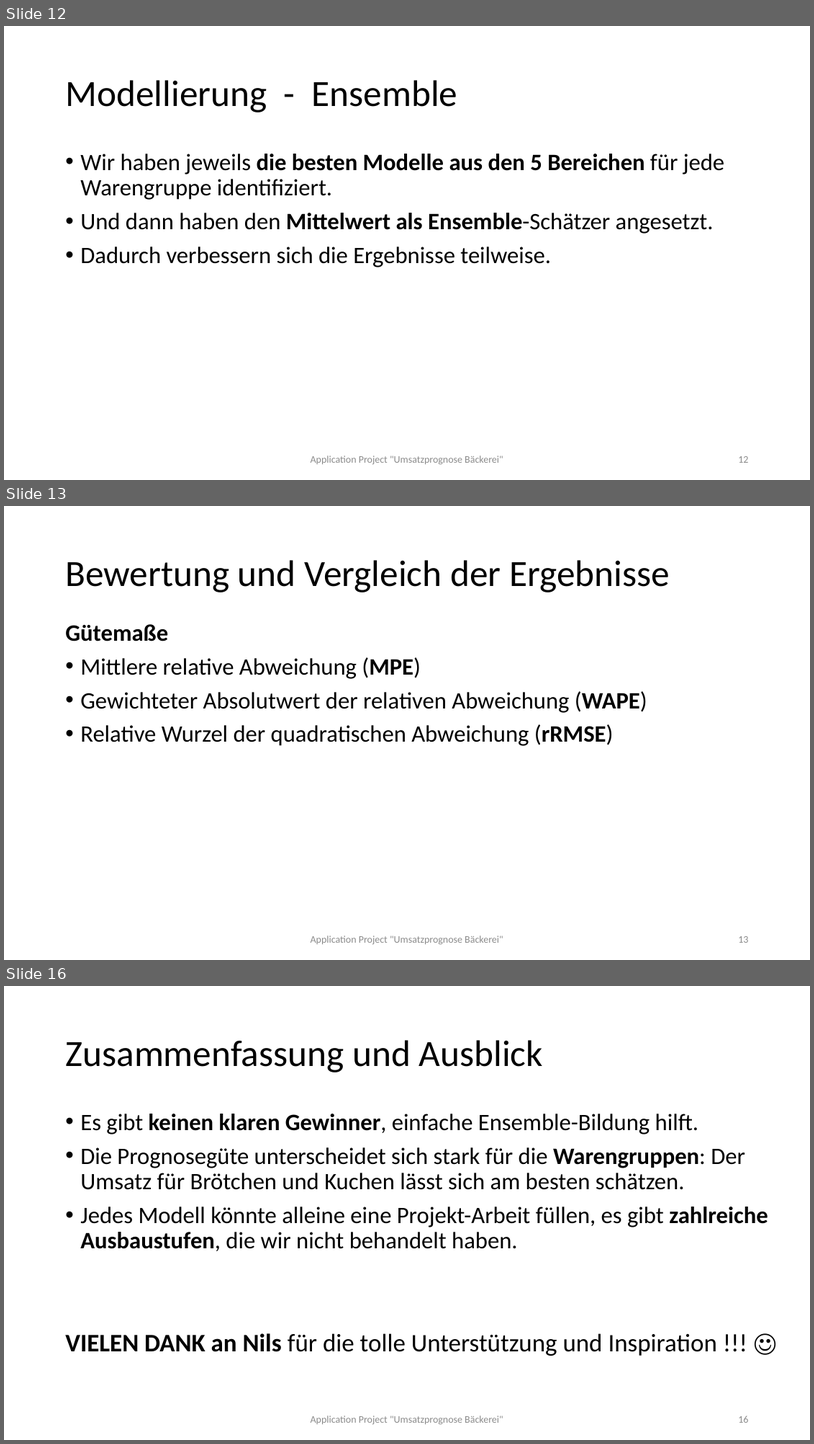
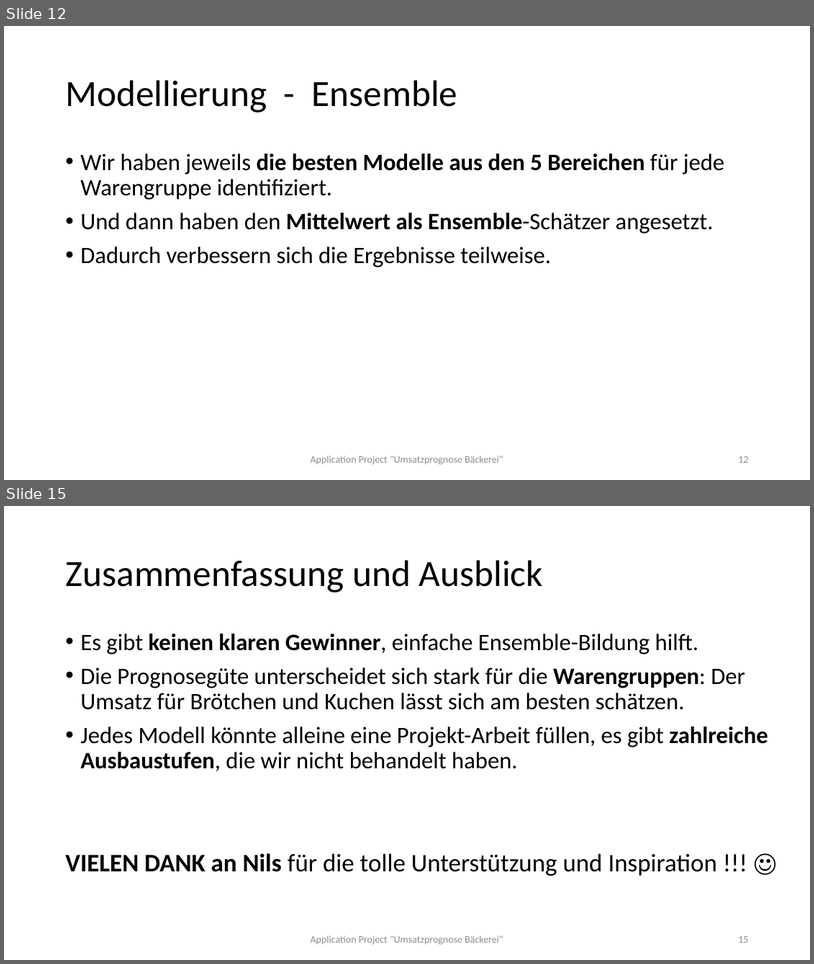
Before and after one commit to ChristinaMaedge/Application_Project, a slide deck: ApplicationProject_UmsatzprognoseBäckerei_v2.pptx. Shown one above the other, each under a label of ours: slides 12, 13 and 16 before the commit, slides 12 and 15 after it; the slides between them are not shown. The pictures are 814x1444 and 814x964 pixels, drawn with LibreOffice and Linux fonts; fonts in the diff are those of the drawing. Boxes give left, top, right and bottom in pixels: in the first picture for what was removed or moved away, otherwise in the second. Text is boxed around its words. In the diff, an @@ line names an element or a change of style, - is before the commit and + after.

```diff
--- a/ApplicationProject_UmsatzprognoseBäckerei_v2.pptx
+++ b/ApplicationProject_UmsatzprognoseBäckerei_v2.pptx
@@ slide 13 removed at (4, 506, 810, 960), background #FFFFFF @@
@@ title removed at (65, 560, 670, 592) @@
-Bewertung und Vergleich der Ergebnisse
@@ text removed at (65, 624, 648, 746) @@
-Gütemaße
-• Mittlere relative Abweichung (MPE)
-• Gewichteter Absolutwert der relativen Abweichung (WAPE)
-• Relative Wurzel der quadratischen Abweichung (rRMSE)
@@ text removed at (311, 935, 503, 944) @@
-Application Project "Umsatzprognose Bäckerei"
@@ page number removed at (738, 936, 748, 942) @@
-13
@@ what was slide 16 is now slide 15 @@
```
Also in this commit, not shown: 18 slides changed, 3 slides added, 3 other files.
